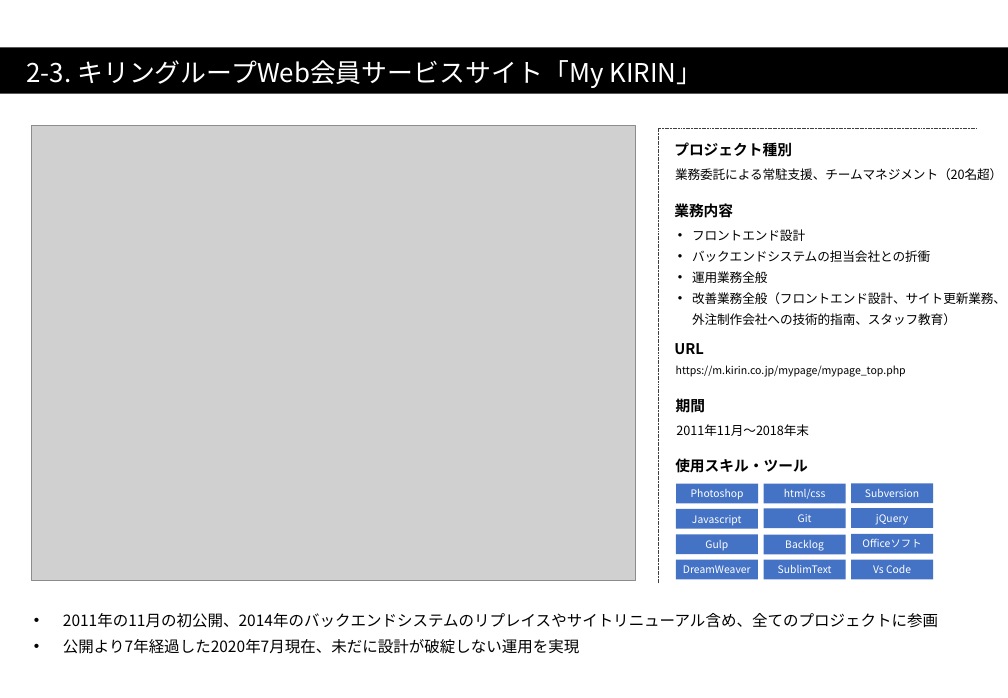
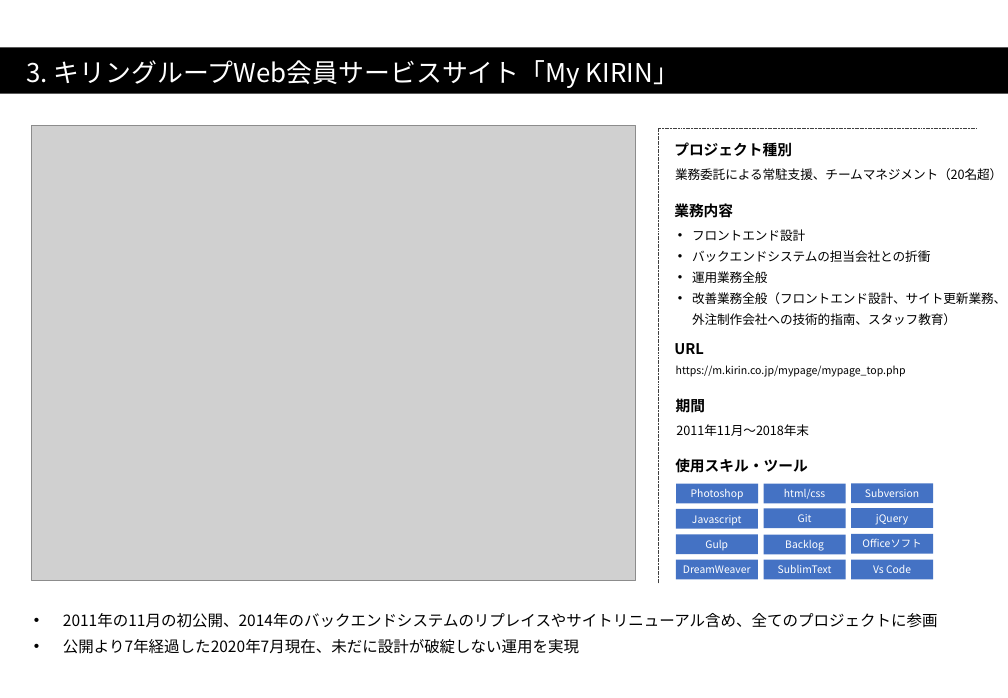
Before and after one commit to anderson0301/portforio, a slide deck: slide 6 of resume/portforio.pptx (slide 11 before the commit). Drawn at 1008x698 pixels with LibreOffice and Linux fonts; fonts in the diff are those of the drawing; grey boxes stand for pictures. Boxes give left, top, right and bottom in pixels: in the first picture for what was removed or moved away, otherwise in the second. Text is boxed around its words. In the diff, an @@ line names an element or a change of style, - is before the commit and + after.

```diff
--- a/resume/portforio.pptx
+++ b/resume/portforio.pptx
@@ text in rectangle at [27, 60, 679, 88]: text changed @@
-2-3. キリングループWeb会員サービスサイト「My KIRIN」
+3. キリングループWeb会員サービスサイト「My KIRIN」
```
Also in this commit, not shown: 8 other slides changed, 5 slides removed, 3 other files.
